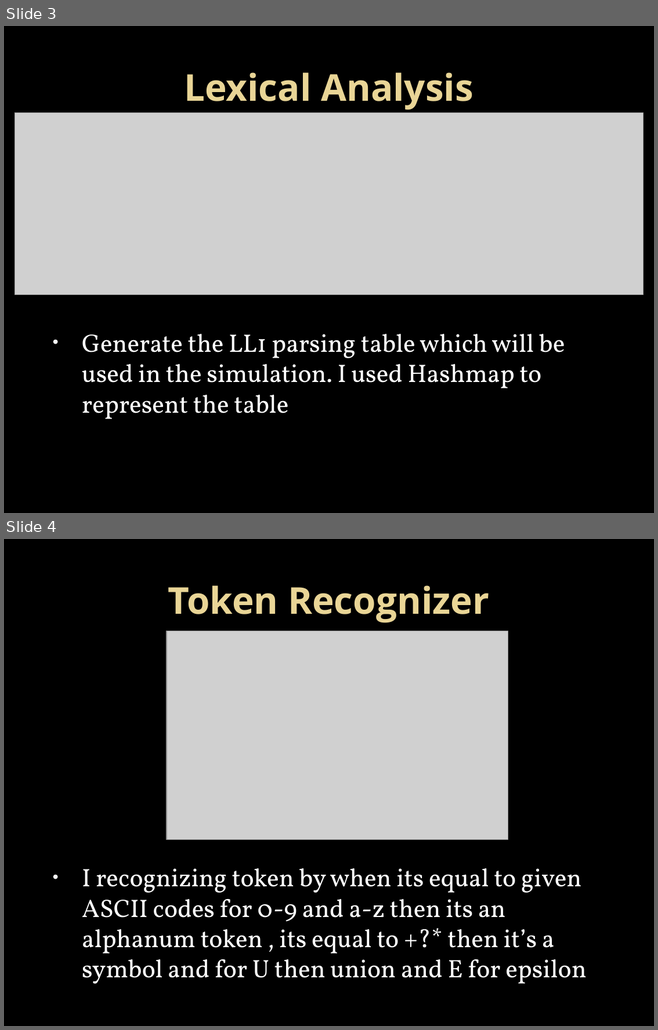
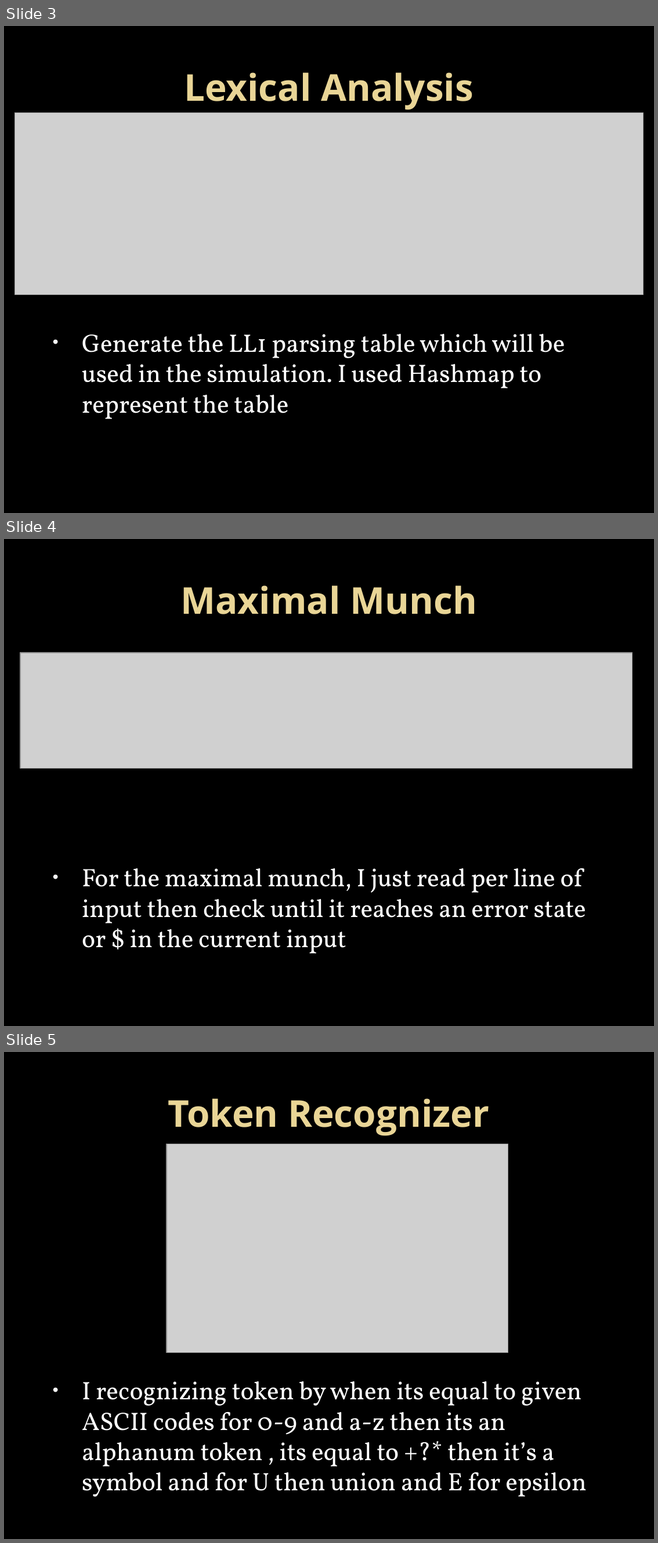
Before and after one commit to Stephenalexngo/FinalExam, a slide deck: powerpoint.pptx. Shown one above the other, each under a label of ours: slides 3 and 4 before the commit, slides 3, 4 and 5 after it. The pictures are 658x1030 and 658x1543 pixels, drawn with LibreOffice and Linux fonts; fonts in the diff are those of the drawing; grey boxes stand for pictures; background and template pictures are left out. Boxes give left, top, right and bottom in pixels: in the first picture for what was removed or moved away, otherwise in the second. Text is boxed around its words. In the diff, an @@ line names an element or a change of style, - is before the commit and + after.

```diff
--- a/powerpoint.pptx
+++ b/powerpoint.pptx
@@ slide 4 added at (x1=4, y1=539, x2=654, y2=1026), background picture (left out) @@
@@ title added at (x1=180, y1=585, x2=477, y2=614), 41 pt, text gradient #EAD696 to #E7D081, bold @@
+Maximal Munch
@@ picture added at (x1=20, y1=653, x2=632, y2=768) @@
@@ text added at (x1=82, y1=868, x2=586, y2=954), 28 pt, text #FFFFFF @@
+• For the maximal munch, I just read per line of input then check until it reaches an error state or $ in the current input
@@ what was slide 4 is now slide 5 @@
```
Also in this commit, not shown: 3 other files.
